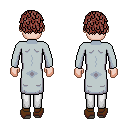
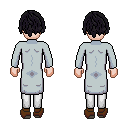
Layered file, before and after one edit (128px x 128px). Changes by layer:
added layer "man1" above "man0" over [18, 10, 110, 40]
painted on "Pasted Layer" over [19, 10, 45, 39]
painted on "Pasted Layer copy" over [83, 11, 109, 40]
